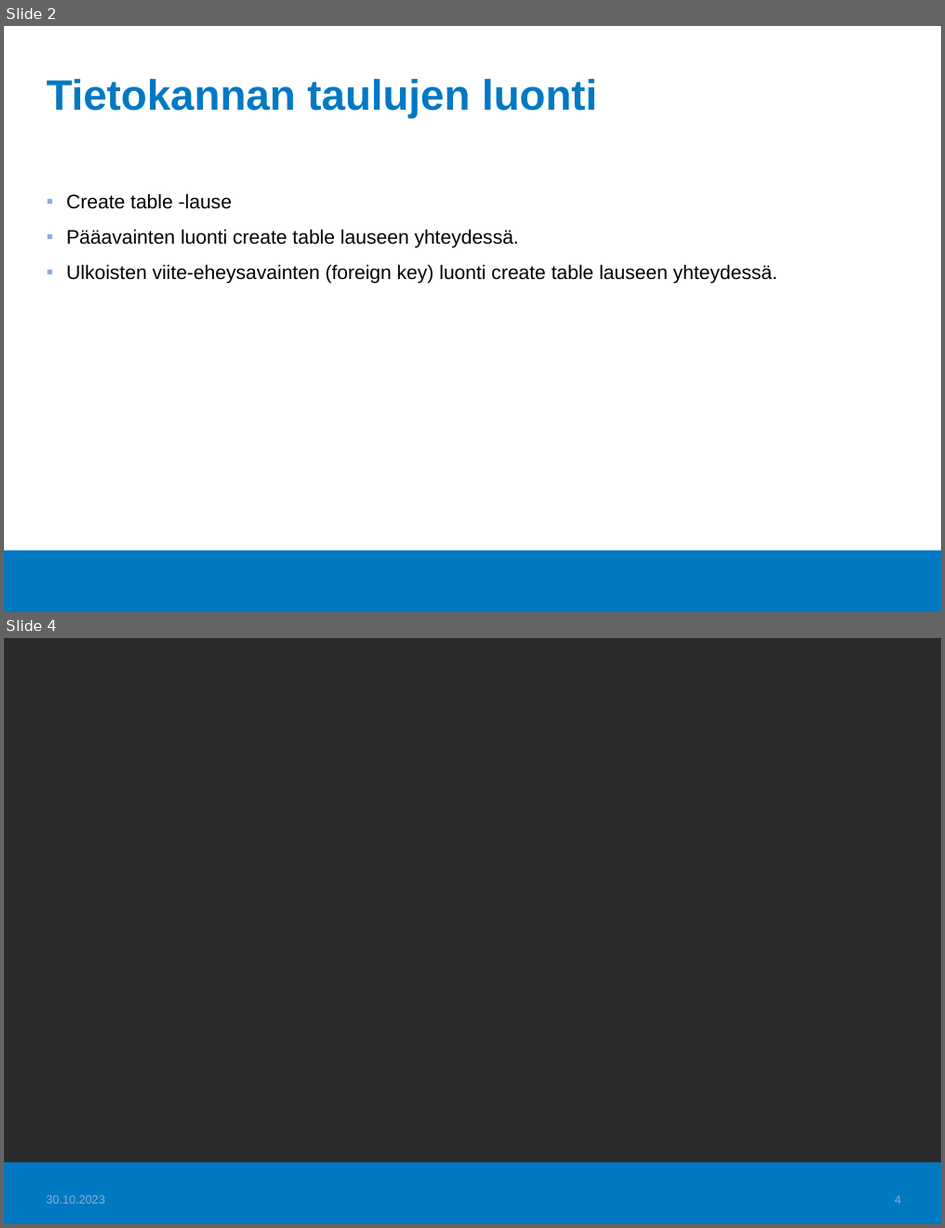
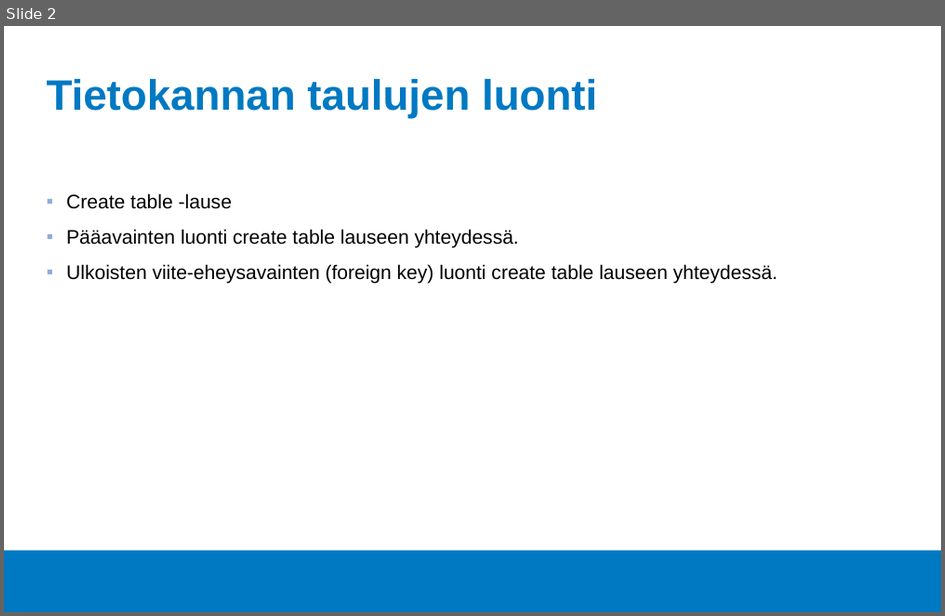
Before and after one commit to Tietokantahallinta/Tietokantahallinta.github.io, a slide deck: luennot/viikko02/Luentokalvot_02.odp. Shown one above the other, each under a label of ours: slides 2 and 4 before the commit, slide 2 after it; the slides between them are not shown. The pictures are 945x1228 and 945x616 pixels, drawn with LibreOffice and Linux fonts; fonts in the diff are those of the drawing; background and template pictures are left out; a plain dark background stands for a picture behind light text. Boxes give left, top, right and bottom in pixels: in the first picture for what was removed or moved away, otherwise in the second. Text is boxed around its words. In the diff, an @@ line names an element or a change of style, - is before the commit and + after.

```diff
--- a/luennot/viikko02/Luentokalvot_02.odp
+++ b/luennot/viikko02/Luentokalvot_02.odp
@@ slide 4 removed at (4,638,941,1224), background picture (left out); not listed: 1 template element that a slide beside it also shows @@
@@ text removed at (46,1195,104,1203) @@
-30.10.2023
@@ page number removed at (895,1195,901,1203) @@
-4
```
Also in this commit, not shown: 2 slides changed, 1 slide added, 11 other files.
